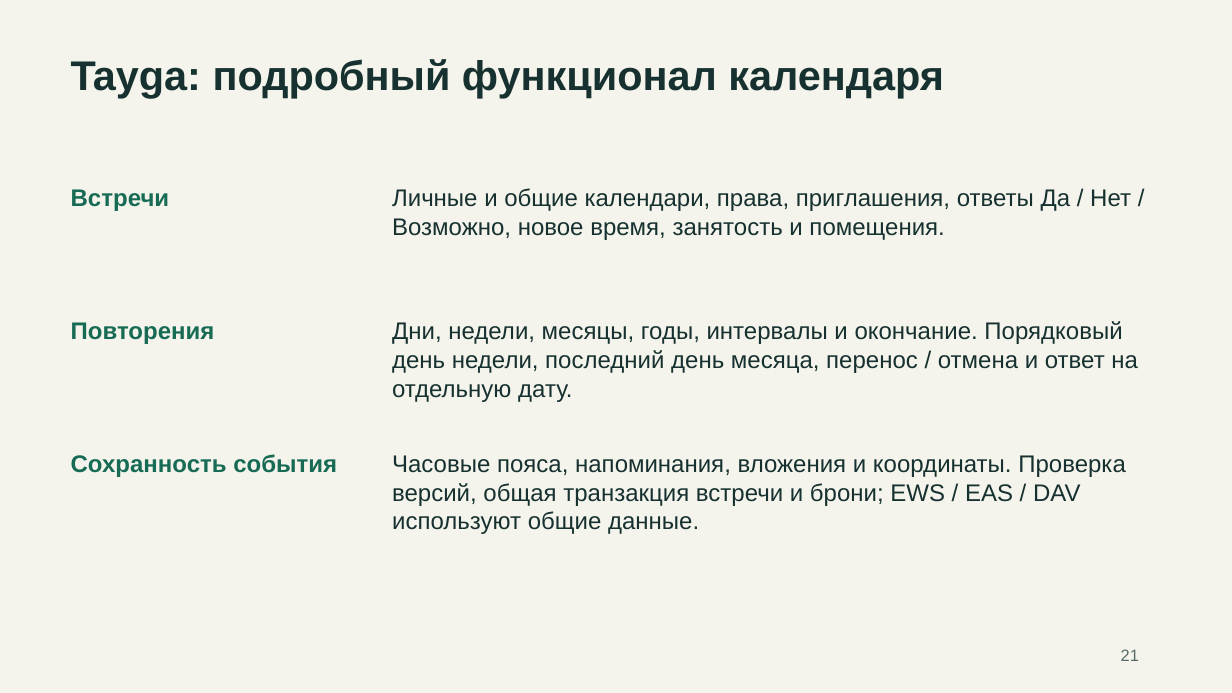
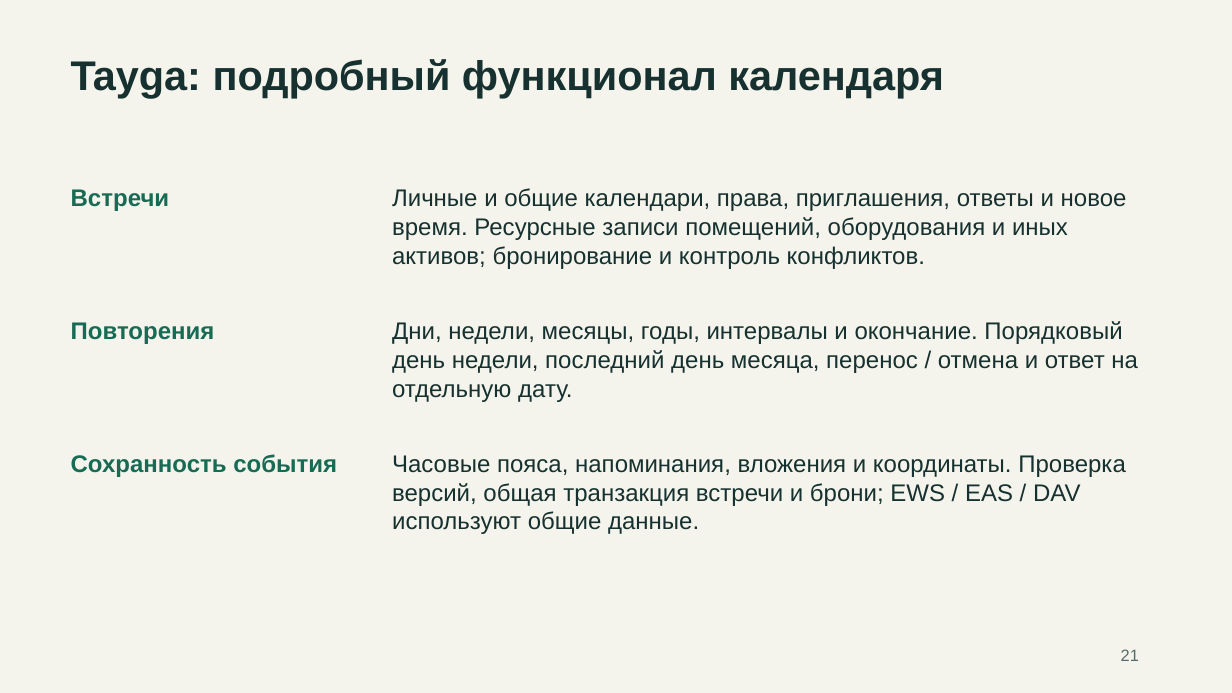
Before and after one commit to rkislov/tayga-mail-server, a slide deck: slide 21 of docs/presentations/tayga-competitors-2026-11-19.pptx. Drawn at 1232x693 pixels with LibreOffice and Linux fonts; fonts in the diff are those of the drawing. Boxes give left, top, right and bottom in pixels: in the first picture for what was removed or moved away, otherwise in the second. Text is boxed around its words. In the diff, an @@ line names an element or a change of style, - is before the commit and + after.

```diff
--- a/docs/presentations/tayga-competitors-2026-11-19.pptx
+++ b/docs/presentations/tayga-competitors-2026-11-19.pptx
@@ text at (392,188,1127,269): text changed @@
-Личные и общие календари, права, приглашения, ответы Да / Нет / Возможно, новое время, занятость и помещения.
+Личные и общие календари, права, приглашения, ответы и новое время. Ресурсные записи помещений, оборудования и иных активов; бронирование и контроль конфликтов.
```
Also in this commit, not shown: 10 other slides changed, 12 slides added, 4 other files.
